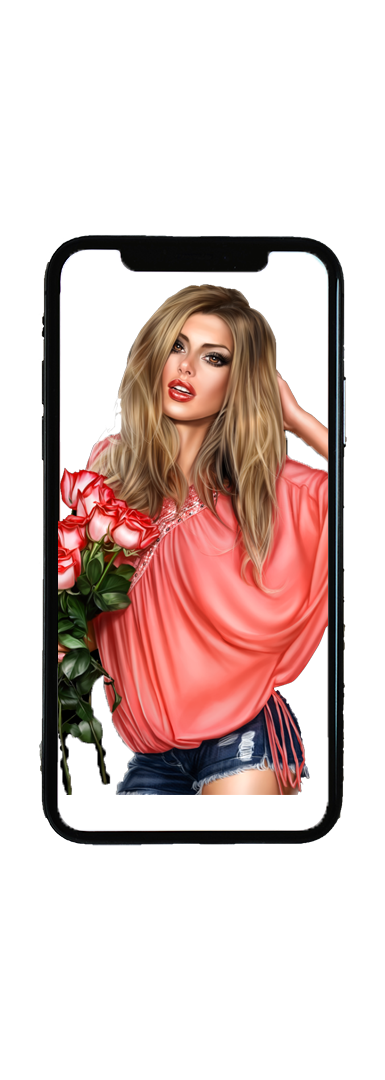
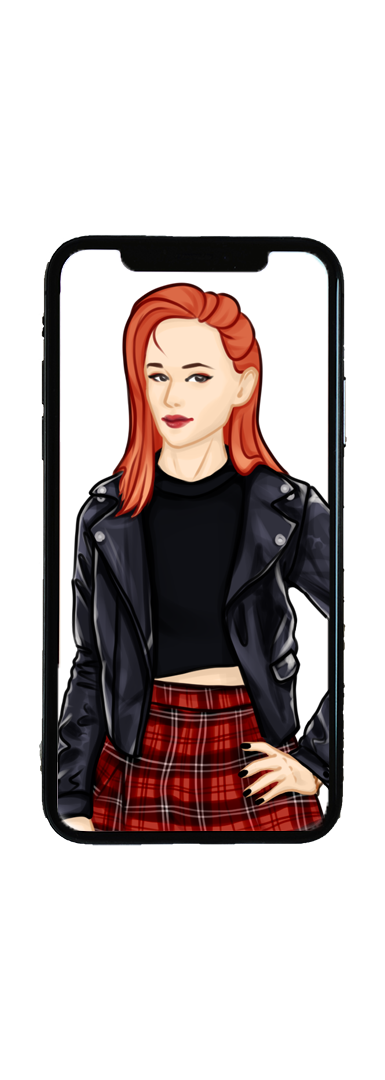
Comparing the layer stacks of the two 385 × 1080 images. Changes:
painted on "Слой 2" over [57, 282, 330, 831]
